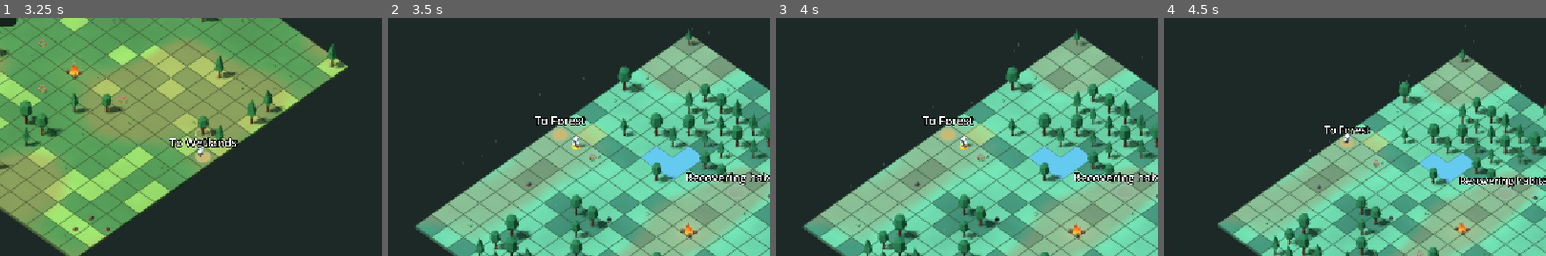
Above: before the commit, frames 1-4 (left to right).
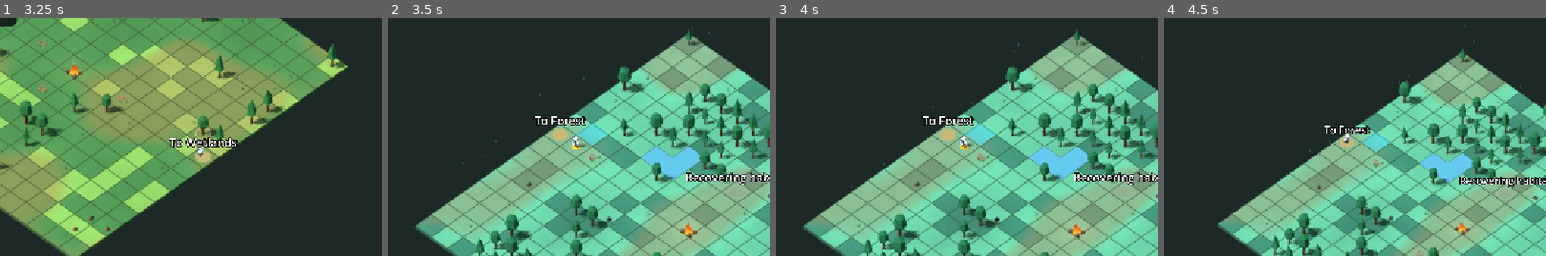
Above: after the commit, the same moments.

Repository: emir-masinovic/gameup-2026-nihilists
Game: Godot game, scene res://features/menus/main_menu.tscn
Two runs of this game, one before a commit and one after it. Both use one fixed random seed, a clock stepped at 60 frames per second and the inputs below.
Inputs (mouse positions are % of the whole screen's width and height, from its top left):
- Up to frame 1 (3.25 s): click "New Game" at 0.5 s; tap Enter (ui_accept) at 1.25, 1.52 s; move the mouse to (72, 45) at 1.27 s; hold D (move_east) 1.28-2 s; hold F (eat) 1.28-2 s; click (72, 45) at 1.42 s; drag from (30, 55) to (45, 70) at 2.02 s; move the mouse to (60, 28) at 2.77 s; hold D (move_east) from 2.78 s (still down); hold Middle mouse button (camera_orbit) from 2.78 s (still down); tap F (eat) at 3.05 s
- Up to frame 2 (3.5 s): keep holding D (move_east); keep holding Middle mouse button (camera_orbit)
- Up to frame 3 (4 s): release D (move_east) at 3.5 s; release Middle mouse button (camera_orbit) at 3.5 s; drag from (45, 70) to (20, 35) at 3.52 s
- Up to frame 4 (4.5 s): move the mouse to (80, 65) at 4.27 s; hold A (move_west) from 4.28 s (still down); hold Mouse wheel down (camera_zoom_out) from 4.28 s (still down)
The pictures show only the part of the screen within x 25-75%, y 23-73%; the shares and areas given below are measured in that part.

Frame 1 is identical in both runs. In frame 2, 0.4% of the frame differs, in the area x 49-58%, y 44-54%; in frame 3, 0.4%; in frame 4, 0.3%.

Commit message:
fix: improve planting tile contrast

Diff:
--- a/features/levels/forest/forest_level.gd
+++ b/features/levels/forest/forest_level.gd
@@ -593,7 +593,7 @@
 	planting_tile = PlaneMesh.new()
 	planting_tile.size = Vector2.ONE * grid.CELL_SIZE
 	planting_material = StandardMaterial3D.new()
-	planting_material.albedo_color = Color(1.0, 0.82, 0.35, 0.32)
+	planting_material.albedo_color = Color(0.25, 0.85, 1.0, 0.48)
 	planting_material.transparency = BaseMaterial3D.TRANSPARENCY_ALPHA
 	planting_material.shading_mode = BaseMaterial3D.SHADING_MODE_UNSHADED
 	interaction_marker.mesh = ring
